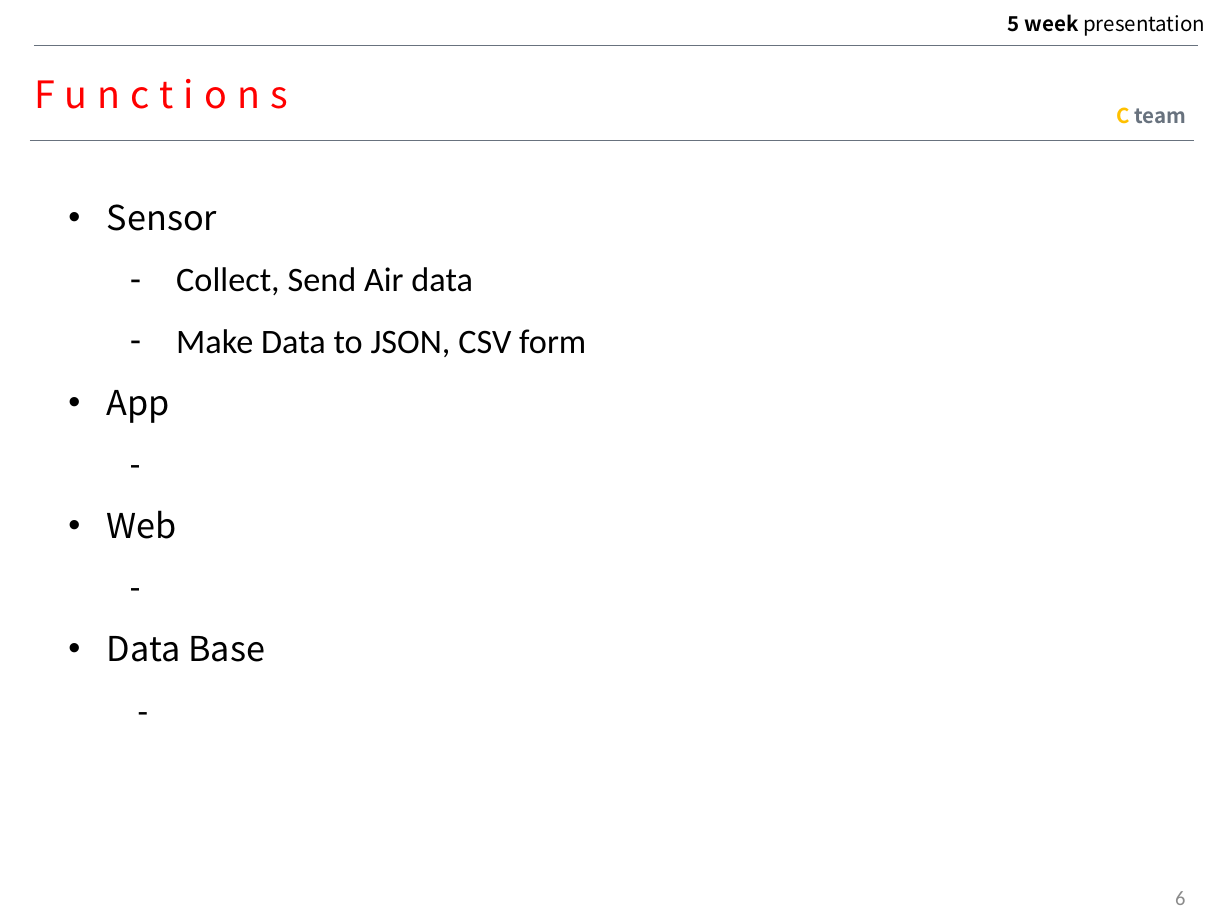
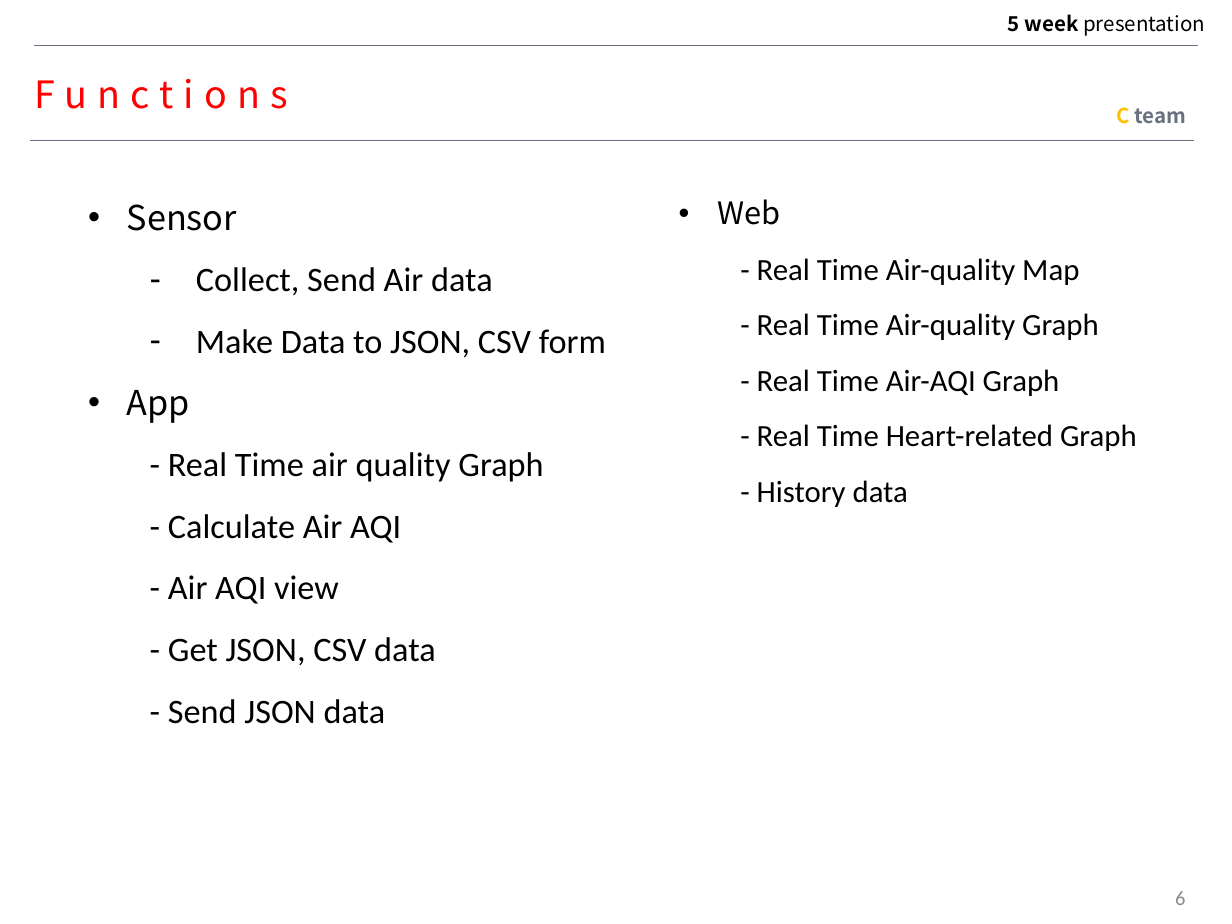
Before and after one commit to MAENGSOOHOON/summer2017IoT, a slide deck: slide 6 of 5week/PPT/5week.pptx. Drawn at 1232x924 pixels with LibreOffice and Linux fonts; fonts in the diff are those of the drawing. Boxes give left, top, right and bottom in pixels: in the first picture for what was removed or moved away, otherwise in the second. Text is boxed around its words. In the diff, an @@ line names an element or a change of style, - is before the commit and + after.

```diff
--- a/5week/PPT/5week.pptx
+++ b/5week/PPT/5week.pptx
@@ text "Sensor": place and size @@
-text "Sensor" at [107, 204, 586, 662]
+text "Sensor" at [127, 204, 606, 724]
@@ text added at [717, 199, 1137, 507], 18 pt, text #000000 @@
+• Web
+- Real Time Air-quality Map
+- Real Time Air-quality Graph
+- Real Time Air-AQI Graph
+- Real Time Heart-related Graph
+- History data
@@ text at [168, 452, 543, 724]: text changed; font Noto Sans CJK KR to Calibri @@
--
-• Web
--
-• Data Base
--
+- Real Time air quality Graph
+- Calculate Air AQI
+- Air AQI view
+- Get JSON, CSV data
+- Send JSON data
```
Also in this commit, not shown: 4 other slides changed, 9 slides added, 1 slide removed, 4 other files.
